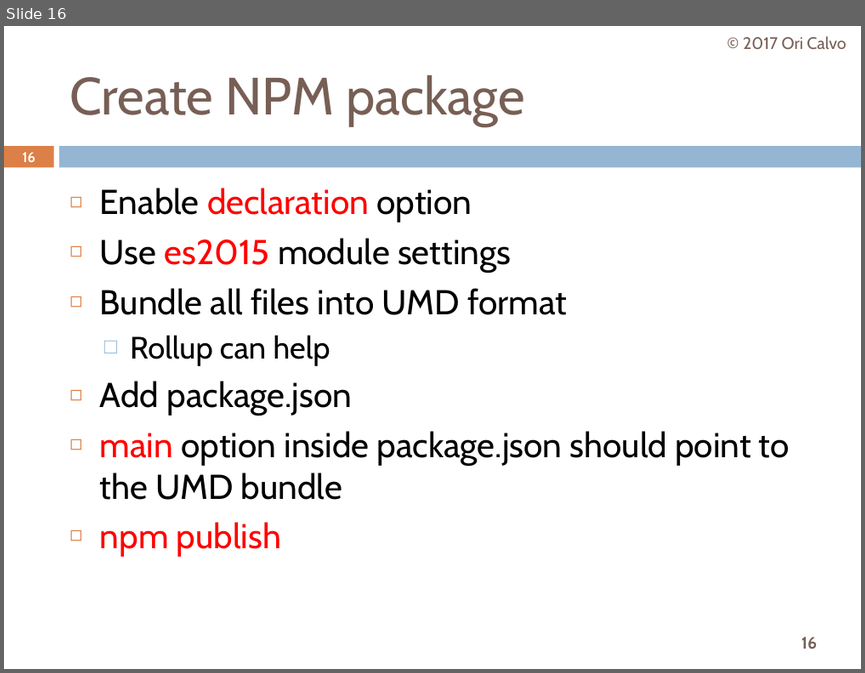
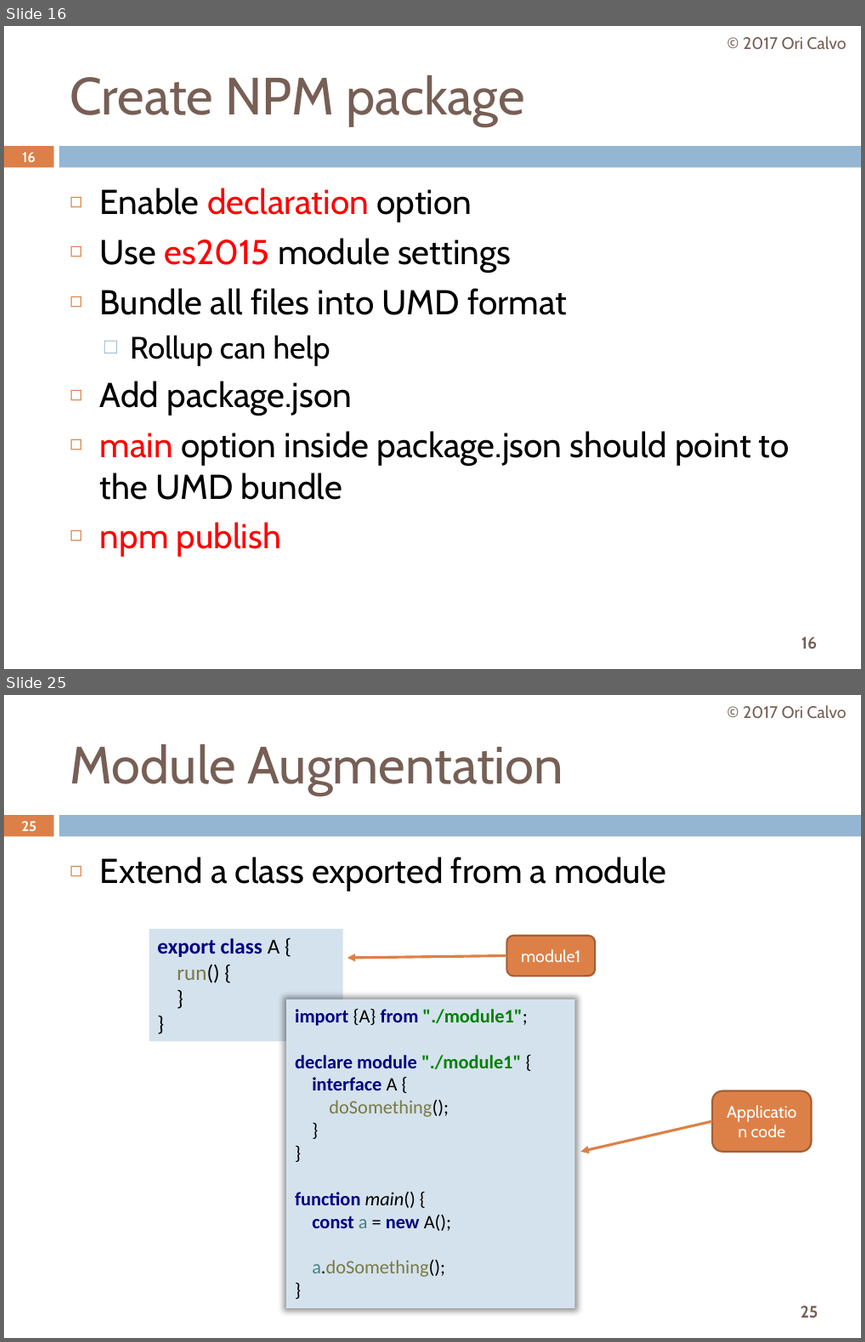
Before and after one commit to oricalvo/meetup-typescript-tips-and-tricks, a slide deck: Typescript Tips & Tricks.pptx. Shown one above the other, each under a label of ours: slide 16 before the commit, slides 16 and 25 after it; the slides between them are not shown. The pictures are 865x673 and 865x1342 pixels, drawn with LibreOffice and Linux fonts; fonts in the diff are those of the drawing; background and template pictures are left out. Boxes give left, top, right and bottom in pixels: in the first picture for what was removed or moved away, otherwise in the second. Text is boxed around its words. In the diff, an @@ line names an element or a change of style, - is before the commit and + after.

Commit message:
More

```diff
--- a/Typescript Tips & Tricks.pptx
+++ b/Typescript Tips & Tricks.pptx
@@ slide 25 added at [4,695,861,1338], background #FFFFFF; not listed: 3 template elements that a slide beside it also shows @@
@@ text added at [743,705,846,719], 14 pt, text #775F55 @@
+© 2017 Ori Calvo
@@ title added at [69,744,564,795], 44 pt, text #775F55 @@
+Module Augmentation
@@ page number added at [22,821,37,831], 11.9 pt, text #FFFFFF, bold @@
+25
@@ text added at [100,857,666,891], 29 pt, text #000000 @@
+◻ Extend a class exported from a module
@@ rectangle added at [148,929,342,1041], fill #D4E2ED, 18 pt, text #000080, bold @@
+export class A {
+run() {
+}
+}
@@ rounded rectangle added at [507,936,596,976], fill #DD8047, outline #A35F35 1.5 pt, 14 pt, text #FFFFFF @@
+module1
@@ arrow added from (507, 955) to (347, 958), #DD8047 2.25 pt @@
@@ rectangle added at [287,999,575,1308], fill #D4E2ED, 16 pt, text #000080, bold @@
+import {A} from "./module1";
+declare module "./module1" {
+interface A {
+doSomething();
+}
+}
+function main() {
+const a = new A();
+a.doSomething();
+}
@@ rounded rectangle added at [713,1091,812,1151], fill #DD8047, outline #A35F35 1.5 pt, 14 pt, text #FFFFFF @@
+Application code
@@ arrow added from (713, 1121) to (580, 1151), #DD8047 2.25 pt @@
```
Also in this commit, not shown: 11 other slides added.
